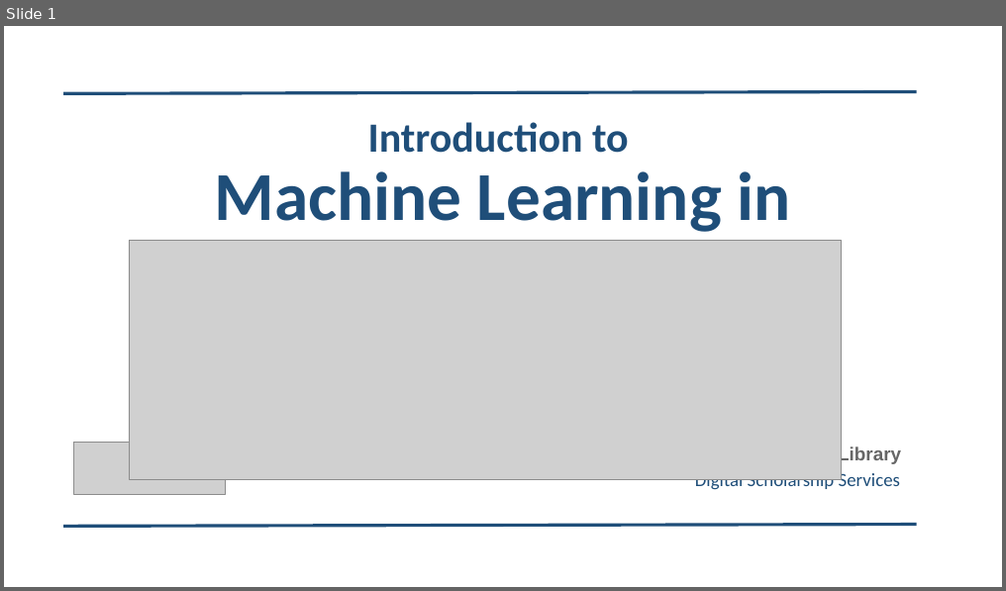
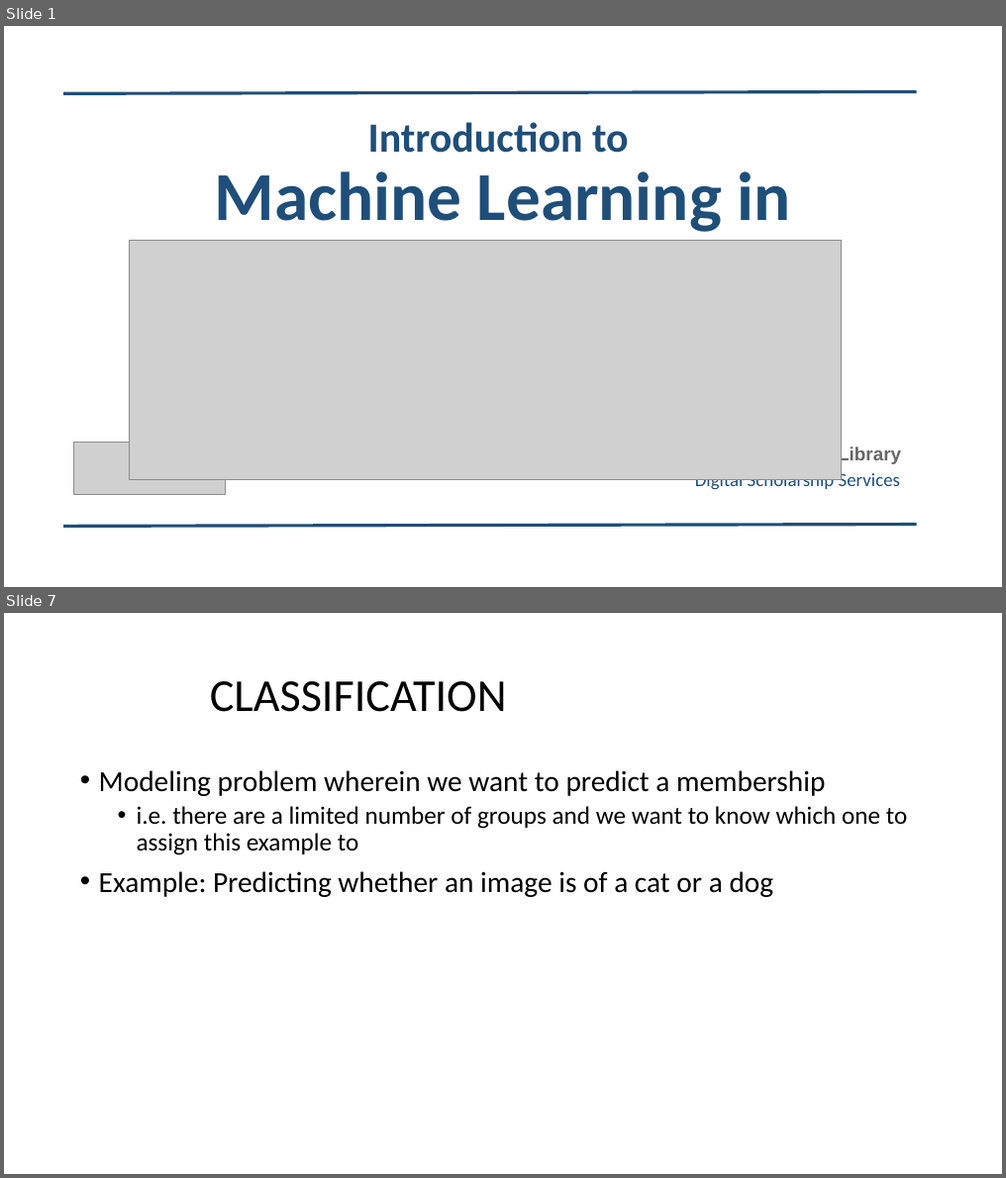
Before and after one commit to bakitybacon/rice-data-and-donuts, a slide deck: tf/Introduction to TensorFlow.pptx. Shown one above the other, each under a label of ours: slide 1 before the commit, slides 1 and 7 after it; the slides between them are not shown. The pictures are 1006x591 and 1006x1178 pixels, drawn with LibreOffice and Linux fonts; fonts in the diff are those of the drawing; grey boxes stand for pictures; background and template pictures are left out. Boxes give left, top, right and bottom in pixels: in the first picture for what was removed or moved away, otherwise in the second. Text is boxed around its words. In the diff, an @@ line names an element or a change of style, - is before the commit and + after.

```diff
--- a/tf/Introduction to TensorFlow.pptx
+++ b/tf/Introduction to TensorFlow.pptx
@@ slide 7 added at (4,613,1002,1174), background #FFFFFF @@
@@ title added at (210,681,507,712), 44 pt, text #000000 @@
+CLASSIFICATION
@@ text added at (99,770,907,897), 28 pt, text #000000 @@
+• Modeling problem wherein we want to predict a membership
+  • i.e. there are a limited number of groups and we want to know which one to assign this example to
+• Example: Predicting whether an image is of a cat or a dog
```
Also in this commit, not shown: 10 slides changed, 21 other slides added, 2 slides removed, 1 other file.
